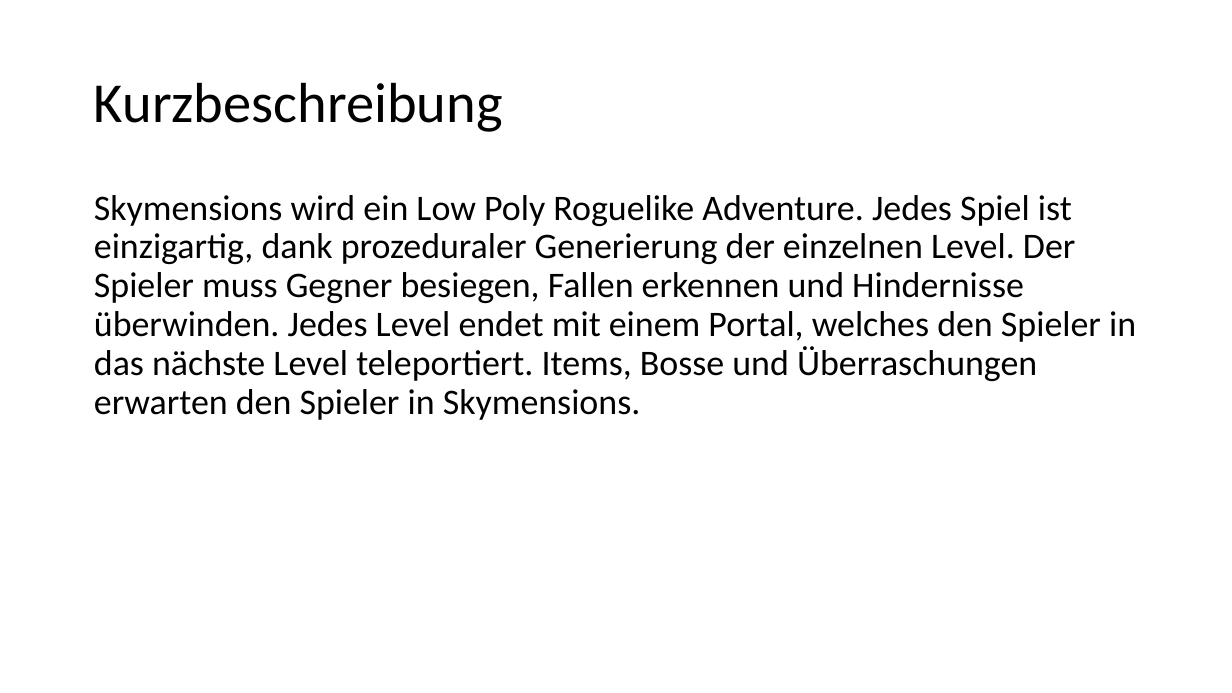
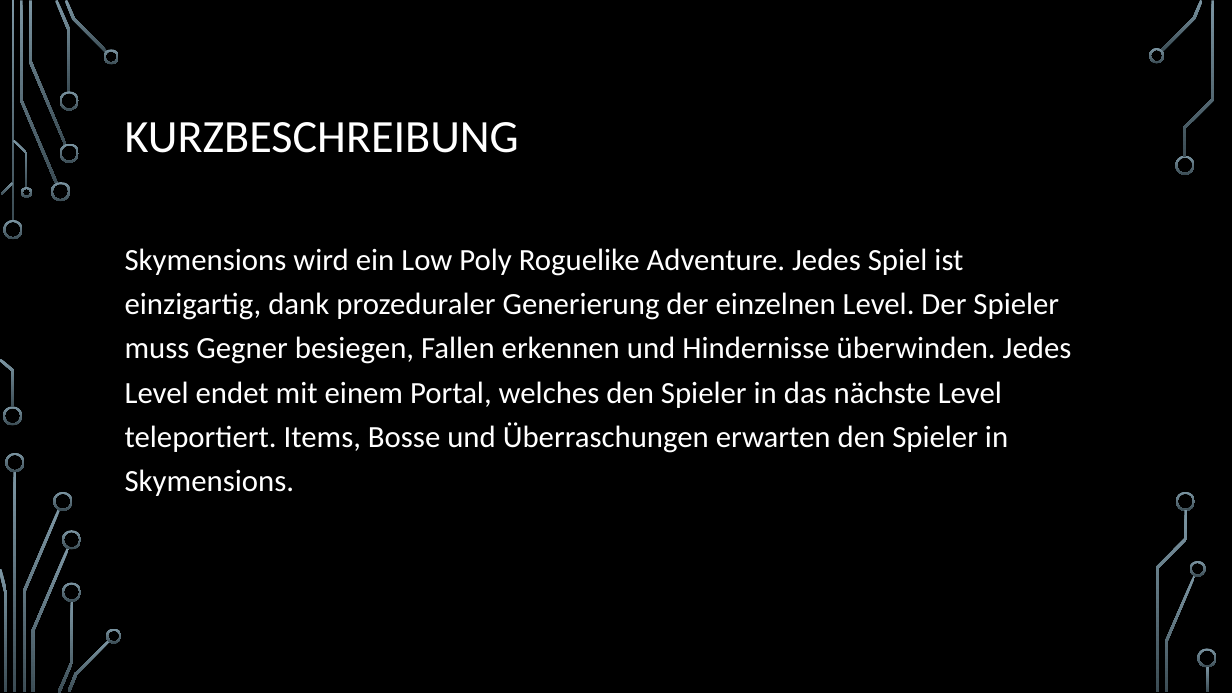
Before and after one commit to nielsq/CreativeNonSense, a slide deck: slide 2 of 12-Skymensions-JanzenQuanzJonetzko.pptx. Drawn at 1232x693 pixels with LibreOffice and Linux fonts; fonts in the diff are those of the drawing; background and template pictures are left out. Boxes give left, top, right and bottom in pixels: in the first picture for what was removed or moved away, otherwise in the second. Text is boxed around its words. In the diff, an @@ line names an element or a change of style, - is before the commit and + after.

Commit message:
Präsi Design

```diff
--- a/12-Skymensions-JanzenQuanzJonetzko.pptx
+++ b/12-Skymensions-JanzenQuanzJonetzko.pptx
@@ background #FFFFFF to picture (left out) @@
@@ title at [125, 122, 519, 153]: text changed; size 44 to 36 pt; text colour #000000 to #FFFFFF @@
-Kurzbeschreibung
+KURZBESCHREIBUNG
@@ text "Skymensions wird ein Low Poly ...": place and size @@
-text "Skymensions wird ein Low Poly ..." at [94, 195, 1136, 420]
+text "Skymensions wird ein Low Poly ..." at [125, 248, 1072, 496]
@@ text "Skymensions wird ein Low Poly ..." at [125, 248, 1072, 496]: size 28 to 24 pt, text colour #000000 to #FFFFFF; line spacing 0.9 to 1.2 @@
@@ group added at [0, 0, 1217, 693]: 33 freeform shapes, 3 rectangles @@
```
Also in this commit, not shown: 12 other slides changed.
